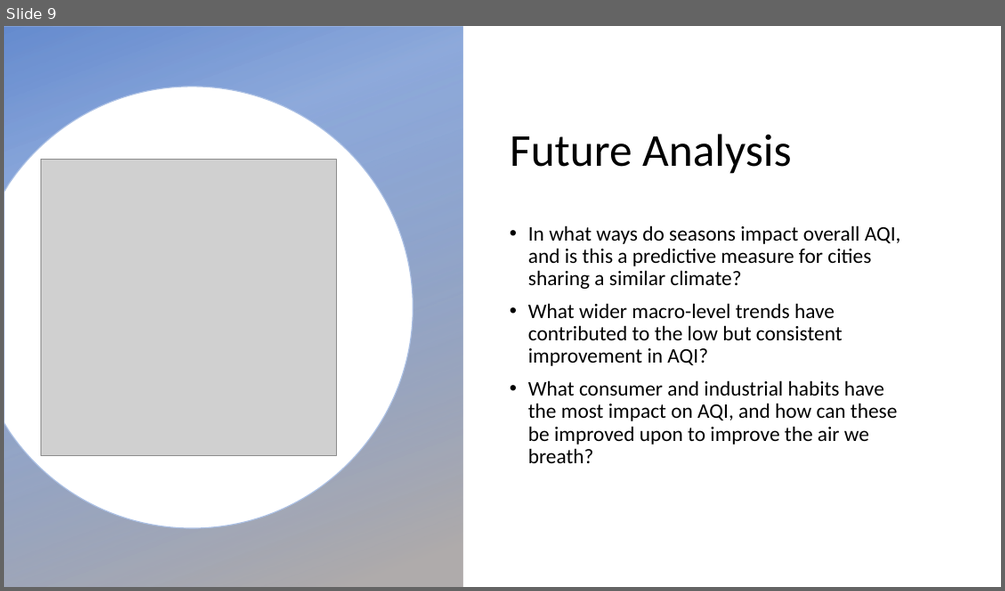
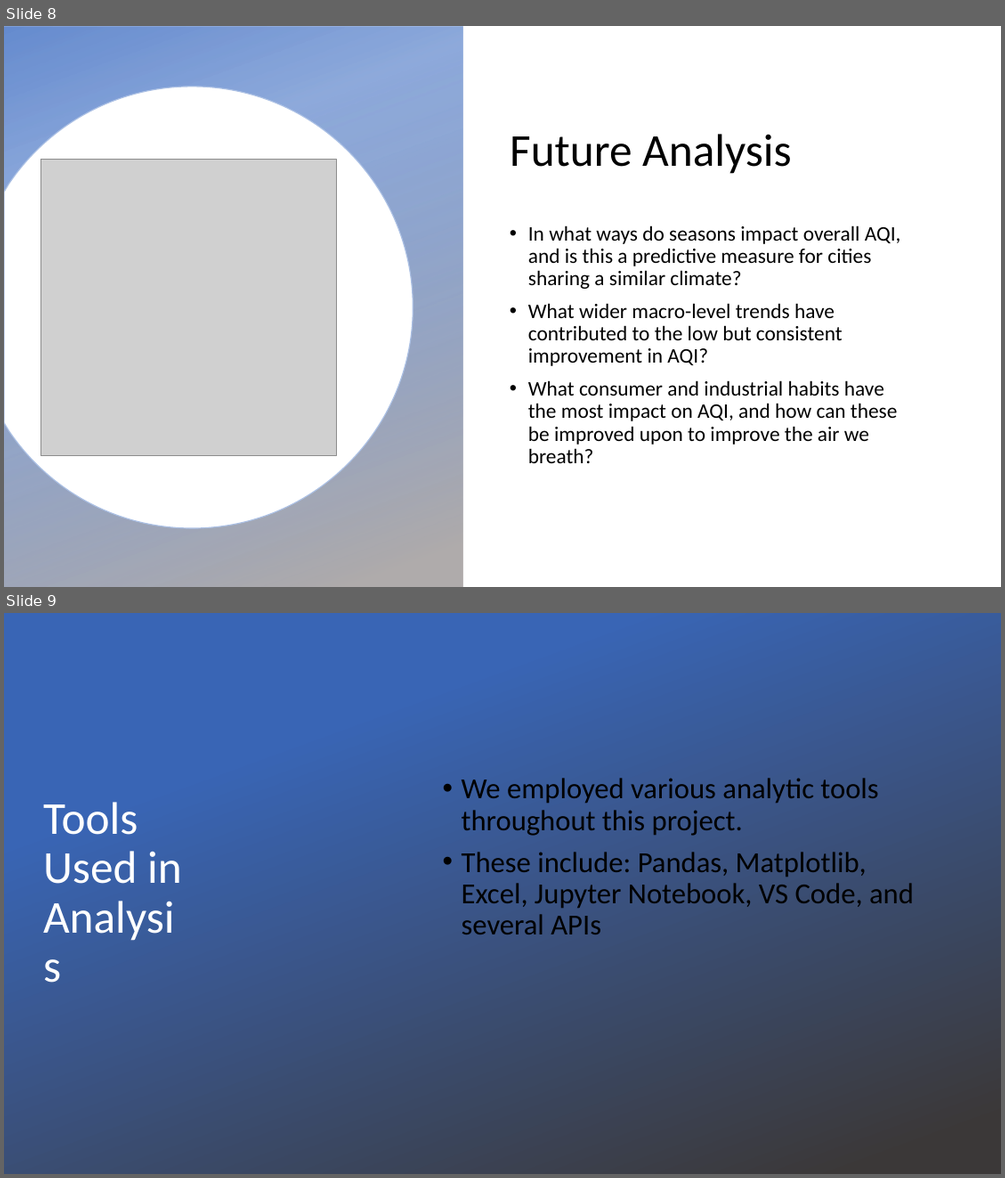
Before and after one commit to gonzaloreusch/Air-Quality, a slide deck: AQI_Presentation.pptx. Shown one above the other, each under a label of ours: slide 9 before the commit, slides 8 and 9 after it. The pictures are 1005x591 and 1005x1178 pixels, drawn with LibreOffice and Linux fonts; fonts in the diff are those of the drawing; grey boxes stand for pictures; background and template pictures are left out. Boxes give left, top, right and bottom in pixels: in the first picture for what was removed or moved away, otherwise in the second. Text is boxed around its words. In the diff, an @@ line names an element or a change of style, - is before the commit and + after.

```diff
--- a/AQI_Presentation.pptx
+++ b/AQI_Presentation.pptx
@@ slide 9 added at <box>4,613,1001,1174</box>, background picture (left out) @@
@@ rectangle added at <box>4,613,1001,1174</box>, fill gradient #3965B5 to #3B3838 @@
@@ text added at <box>461,778,914,934</box>, 28 pt, text #000000 @@
+• We employed various analytic tools throughout this project.
+• These include: Pandas, Matplotlib, Excel, Jupyter Notebook, VS Code, and several APIs
@@ title added at <box>43,802,182,884</box>, 44 pt, text #FFFFFF @@
+Tools Used in Analysis
@@ what was slide 9 is now slide 8 @@
```
Also in this commit, not shown: 2 slides changed, 1 slide removed.
